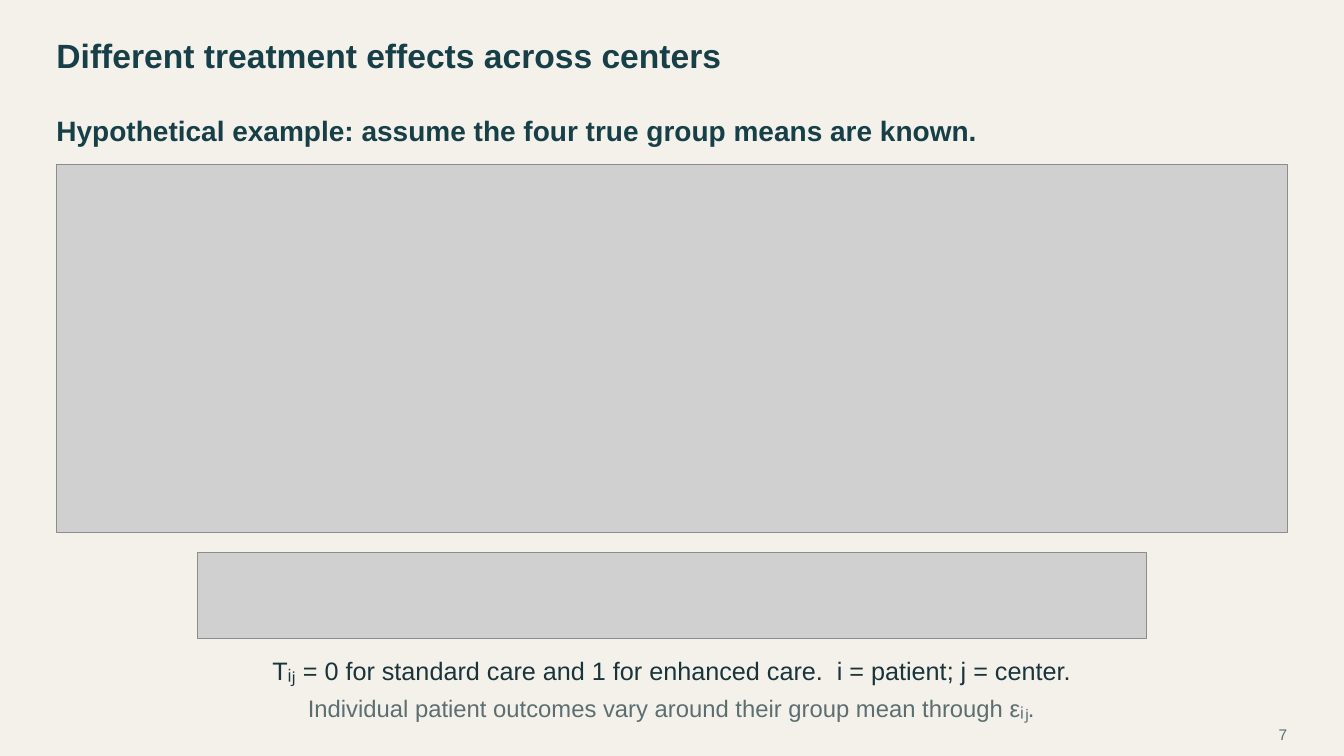
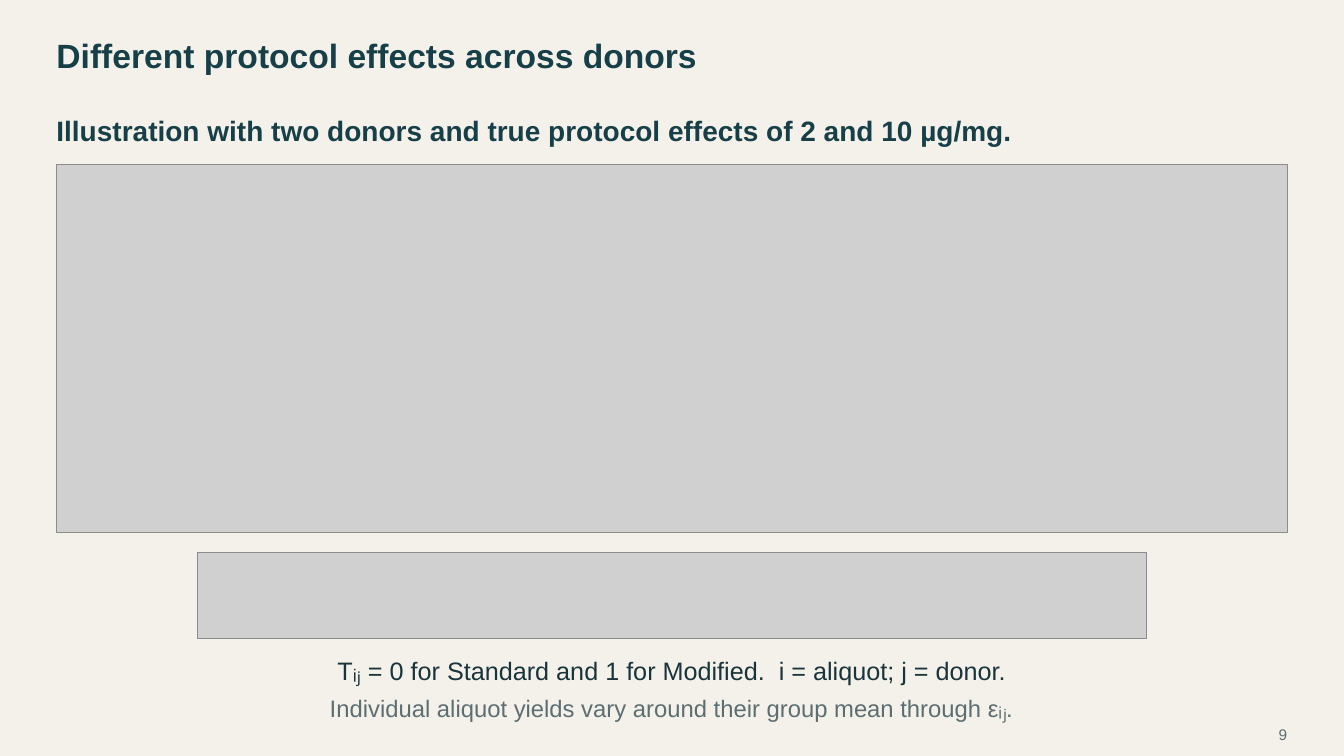
Before and after one commit to Postmus/BeyondMLR, a slide deck: slide 9 of lectures_2627/week2/Beyond_MLR_Week_2.pptx (slide 7 before the commit). Drawn at 1344x756 pixels with LibreOffice and Linux fonts; fonts in the diff are those of the drawing; grey boxes stand for pictures. Boxes give left, top, right and bottom in pixels: in the first picture for what was removed or moved away, otherwise in the second. Text is boxed around its words. In the diff, an @@ line names an element or a change of style, - is before the commit and + after.

Commit message:
Revise Week 2 introduction around Assignment 1

```diff
--- a/lectures_2627/week2/Beyond_MLR_Week_2.pptx
+++ b/lectures_2627/week2/Beyond_MLR_Week_2.pptx
@@ text at (56,43,697,75): text changed @@
-Different treatment effects across centers
+Different protocol effects across donors
@@ text at (56,120,1011,146): text changed @@
-Hypothetical example: assume the four true group means are known.
+Illustration with two donors and true protocol effects of 2 and 10 µg/mg.
@@ text at (390,661,1006,686): text changed @@
-Tᵢⱼ = 0 for standard care and 1 for enhanced care. i = patient; j = center.
+Tᵢⱼ = 0 for Standard and 1 for Modified. i = aliquot; j = donor.
@@ text at (330,700,981,722): text changed @@
-Individual patient outcomes vary around their group mean through εᵢⱼ.
+Individual aliquot yields vary around their group mean through εᵢⱼ.
@@ page number at (1279,729,1288,740): text changed @@
-7
+9
```
Also in this commit, not shown: 3 other slides changed, 5 slides added, 3 slides removed, 24 other files.
